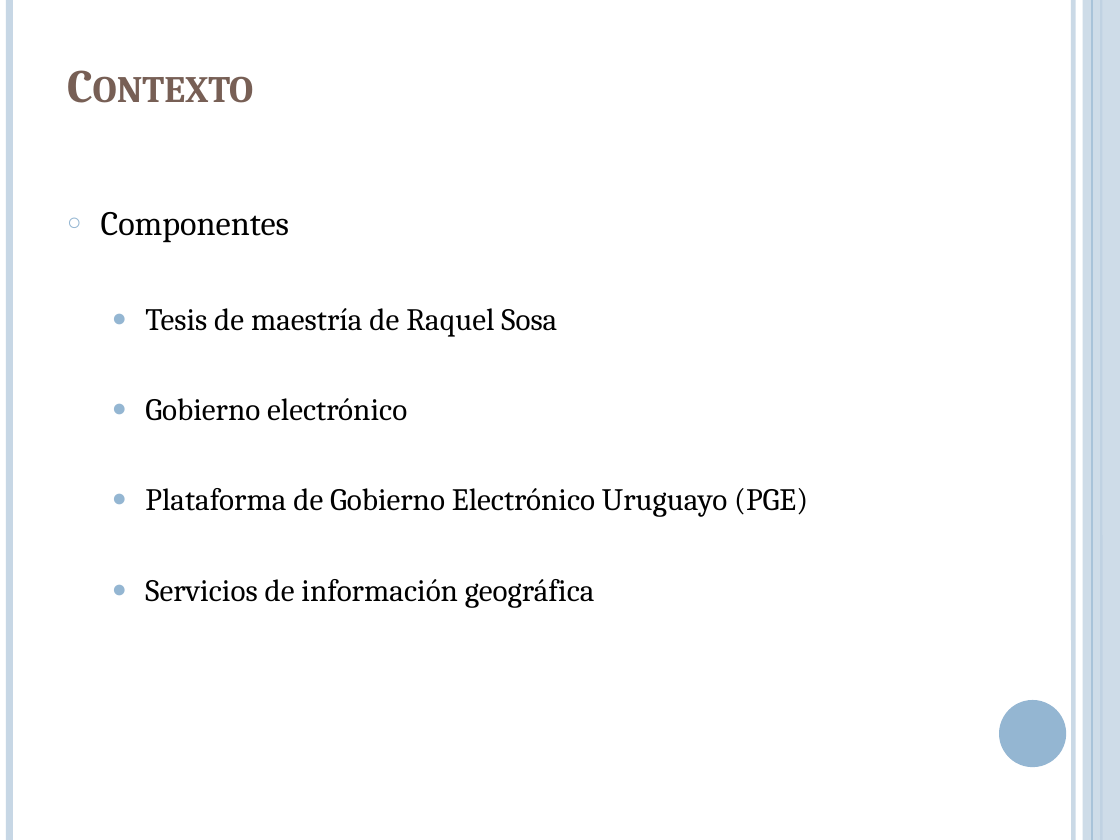
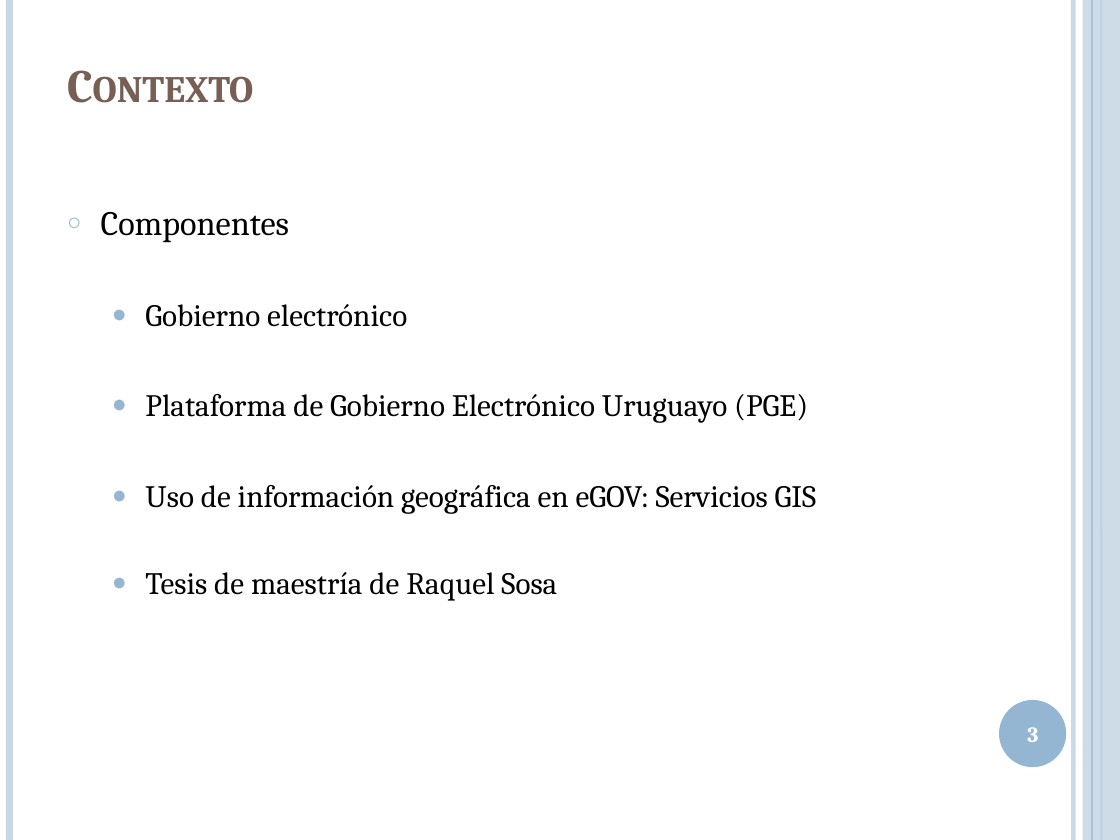
Before and after one commit to lcpaso1/integracion-gis-pge, a slide deck: slide 3 of Presentacion.pptx. Drawn at 1120x840 pixels with LibreOffice and Linux fonts; fonts in the diff are those of the drawing. Boxes give left, top, right and bottom in pixels: in the first picture for what was removed or moved away, otherwise in the second. Text is boxed around its words. In the diff, an @@ line names an element or a change of style, - is before the commit and + after.

```diff
--- a/Presentacion.pptx
+++ b/Presentacion.pptx
@@ text at <box>145,308,557,337</box>: paragraph removed @@
-  ● Tesis de maestría de Raquel Sosa
@@ text at <box>145,485,817,601</box>: text changed @@
-  ● Servicios de información geográfica
+  ● Uso de información geográfica en eGOV: Servicios GIS
+  ● Tesis de maestría de Raquel Sosa
@@ page number added at <box>1027,727,1038,742</box>, 14 pt, text #FFFFFF, bold @@
+3
```
Also in this commit, not shown: 24 other slides changed, 5 slides added, 4 slides removed.
